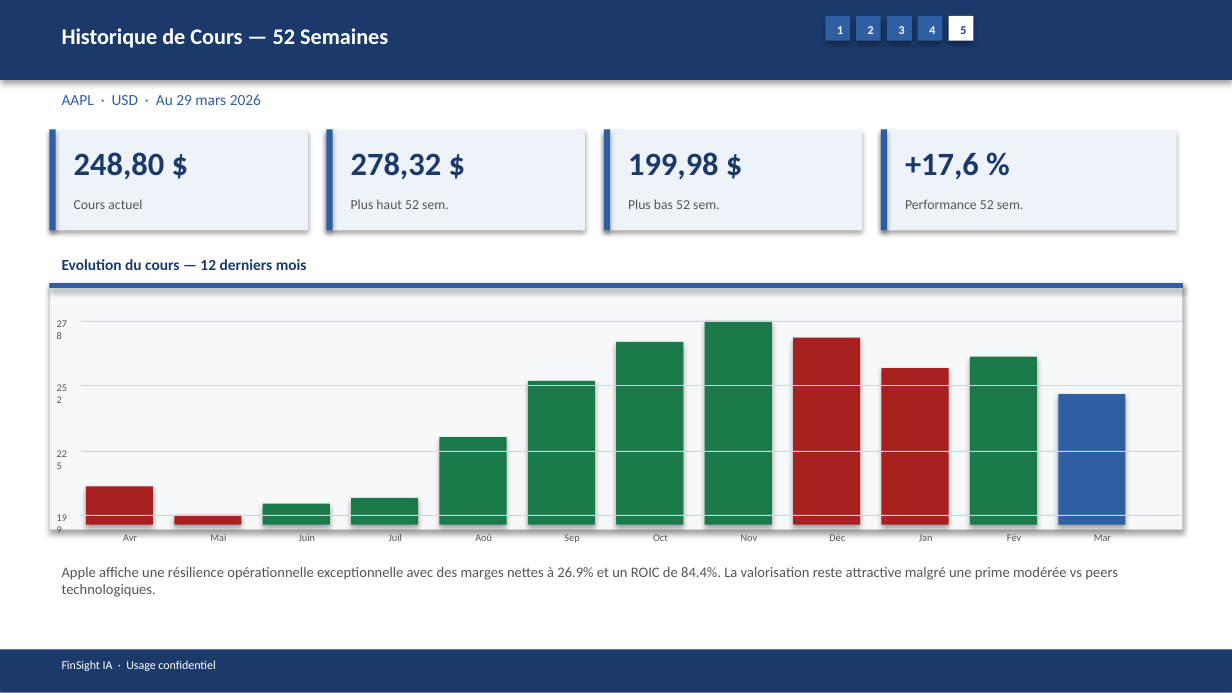
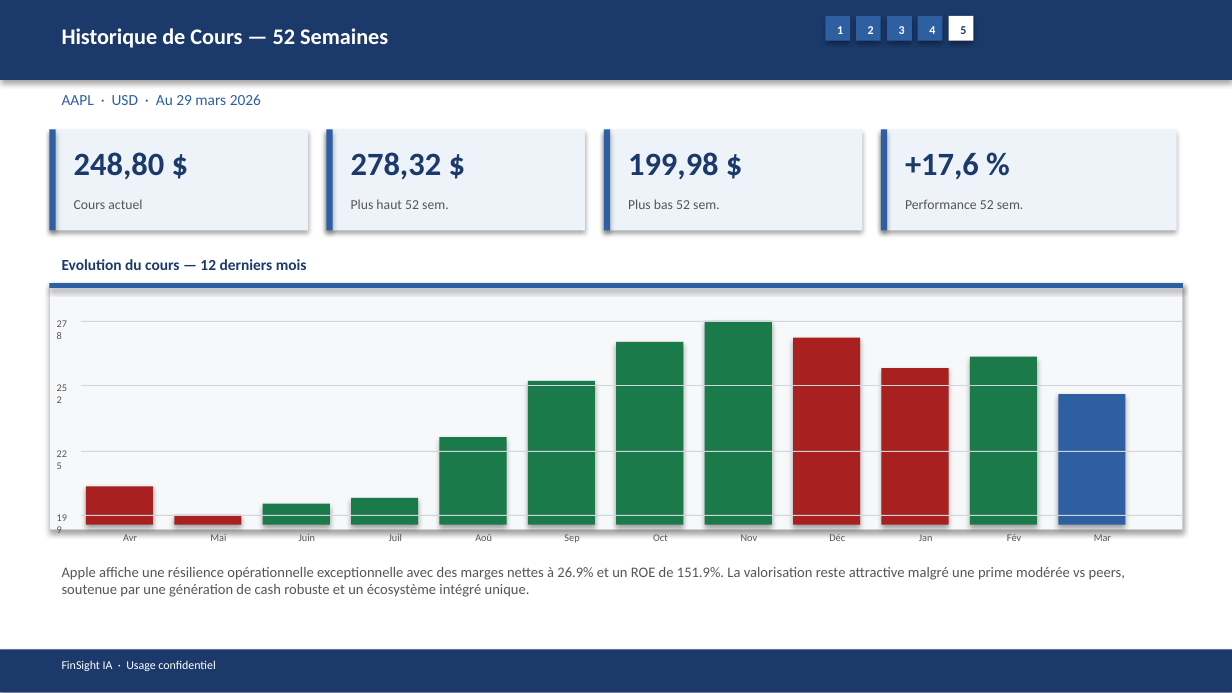
Before and after one commit to baptistejeh07-art/finsight-ia, a slide deck: slide 20 of preview/AAPL/AAPL_pitchbook.pptx. Drawn at 1232x693 pixels with LibreOffice and Linux fonts; fonts in the diff are those of the drawing. Boxes give left, top, right and bottom in pixels: in the first picture for what was removed or moved away, otherwise in the second. Text is boxed around its words. In the diff, an @@ line names an element or a change of style, - is before the commit and + after.

```diff
--- a/preview/AAPL/AAPL_pitchbook.pptx
+++ b/preview/AAPL/AAPL_pitchbook.pptx
@@ text at <box>62,567,1125,597</box>: text changed @@
-Apple affiche une résilience opérationnelle exceptionnelle avec des marges nettes à 26.9% et un ROIC de 84.4%. La valorisation reste attractive malgré une prime modérée vs peers technologiques.
+Apple affiche une résilience opérationnelle exceptionnelle avec des marges nettes à 26.9% et un ROE de 151.9%. La valorisation reste attractive malgré une prime modérée vs peers, soutenue par une génération de cash robuste et un écosystème intégré unique.
```
Also in this commit, not shown: 13 other slides changed, 4 other files.
